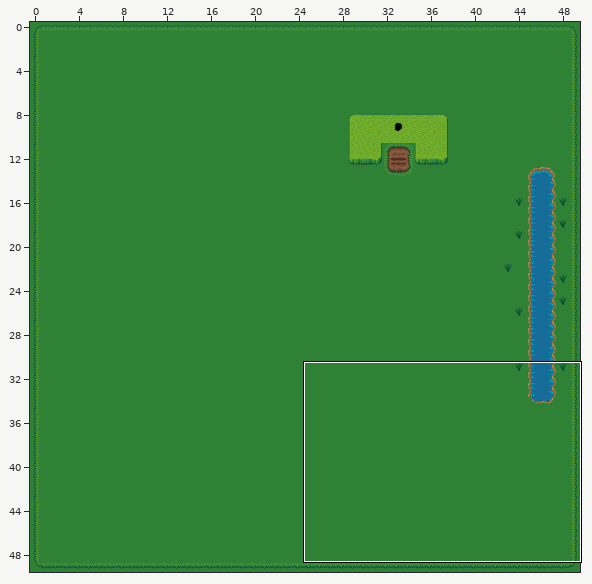
Two versions of a level (Tiled map, frontend/js/assets/maps/hyrule.tmx). The first picture is a wide view before the edit; the outline marks the close-up.
Close-up. Before:
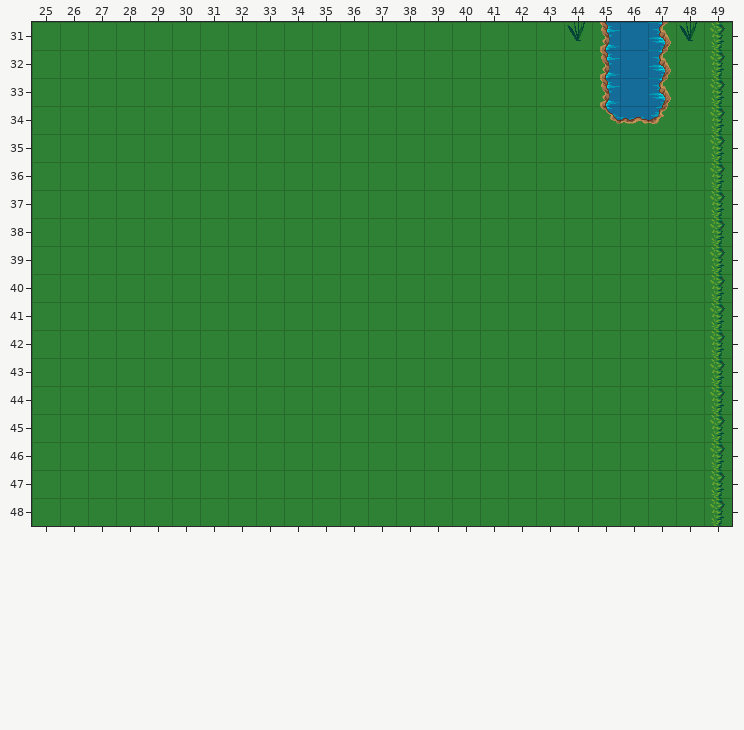
Cells are 32x32 px. Shown: x 25..49, y 31..48. The commit also changed other parts of the map, which this record leaves out.
After:
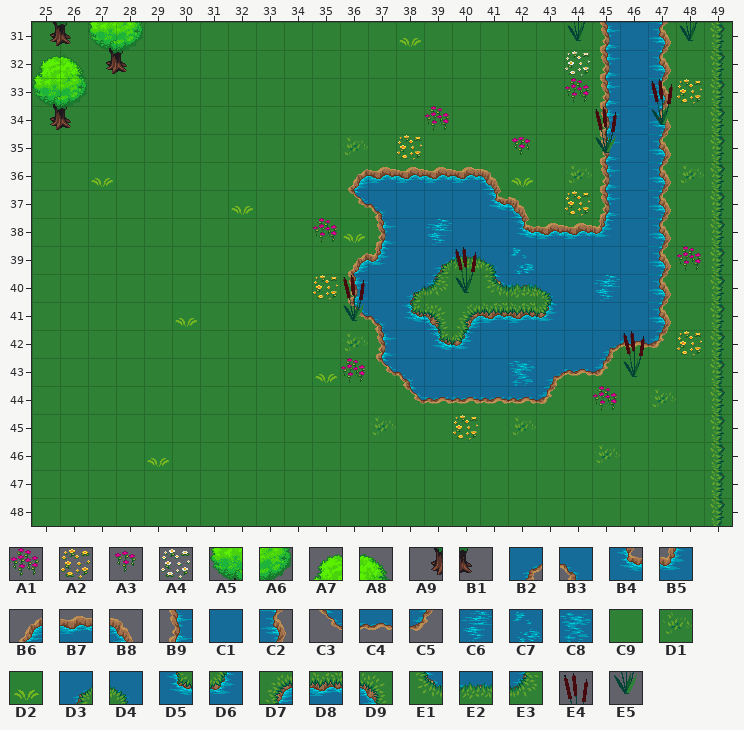
Key: from "32x32_map_tile v3.1 [MARGINLES": A1 185, A2 186, A3 208, A4 232, A5 276, A6 277, A7 278, A8 279, A9 299, B1 300; from "terrain": B2 19, B3 20, B4 40, B5 41, B6 60, B7 61, B8 62, B9 81, C1 82, C2 83, C3 102, C4 103, C5 104, C6 123, C7 124, C8 125, C9 190, D1 231, D2 244, D3 259, D4 260, D5 280, D6 281, D7 300, D8 301, D9 302, E1 342, E2 343, E3 344, E4 437, E5 458.
__ is an empty cell.
Tiles of an added or newly shown layer are drawn over the layers below it.
Changes in this commit:
Layer "Water":
y 34: x 45..47 C3 C4 C5 -> B9 C1 C2
y 35: x 45..47 __ __ __ -> B9 C1 C2
y 36: x 36..41 __ __ __ __ __ __ -> B6 B7 B7 B7 B7 B8; x 45..47 __ __ __ -> B9 C1 C2
y 37: x 36..42 __ __ __ __ __ __ __ -> C3 B3 C1 C1 C1 B4 B8; x 45..47 __ __ __ -> B9 C1 C2
y 38: x 37..47 __ __ __ __ __ __ __ __ __ __ __ -> B9 C1 C6 C1 C1 B4 B7 B7 B5 C1 C2
y 39: x 36..41 __ __ __ __ __ __ -> B6 B5 C1 D3 E2 D4; x 43..47 __ __ __ __ __ -> C1 C1 C1 C1 C2
y 40: x 36..47 __ __ __ __ __ __ __ __ __ __ __ __ -> B9 C1 D3 E3 C9 E1 E2 D4 C1 C6 C1 C2
y 41: x 36..47 __ __ __ __ __ __ __ __ __ __ __ __ -> C3 B3 D5 D9 D7 D8 D8 D6 C1 C1 C1 C2
y 42: x 37..40 __ __ __ __ -> B9 C1 D5 D6; x 42..47 __ __ __ __ __ __ -> C1 C1 C1 B2 C4 C5
y 43: x 37..45 __ __ __ __ __ __ __ __ __ -> C3 B3 C1 C1 C1 C8 B2 C4 C5
y 44: x 38..43 __ __ __ __ __ __ -> C3 C4 C4 C4 C4 C5
Layer "Trees" (added):
y 31: x 25..28 __ __ __ __ -> A9 B1 A5 A6
y 32: x 25..28 __ __ __ __ -> A7 A8 A9 B1
y 33: x 25..26 __ __ -> A5 A6
y 34: x 25..26 __ __ -> A9 B1
Layer "OuterGrass":
y 31: x 38 __ -> D2
y 32: x 44 __ -> A4
y 33: x 44 __ -> A1; x 47..48 __ __ -> E4 A2
y 34: x 39 __ -> A1; x 45 __ -> E4; x 47 __ -> E5
y 35: x 36 __ -> D1; x 38 __ -> A2; x 42 __ -> A3; x 45 __ -> E5
y 36: x 27 __ -> D2; x 42 __ -> D2; x 44 __ -> D1; x 48 __ -> D1
y 37: x 32 __ -> D2; x 44 __ -> A2
y 38: x 35..36 __ __ -> A1 D2
y 39: x 40 __ -> E4; x 42 __ -> C7; x 48 __ -> A1
y 40: x 35..36 __ __ -> A2 E4; x 40 __ -> E5
y 41: x 30 __ -> D2; x 36 __ -> E5
y 42: x 36 __ -> D1; x 41 __ -> C1; x 46 __ -> E4; x 48 __ -> A2
y 43: x 35..36 __ __ -> D2 A1; x 46 __ -> E5
y 44: x 45 __ -> A1; x 47 __ -> D1
y 45: x 37 __ -> D1; x 40 __ -> A2; x 42 __ -> D1
y 46: x 29 __ -> D2; x 45 __ -> D1
